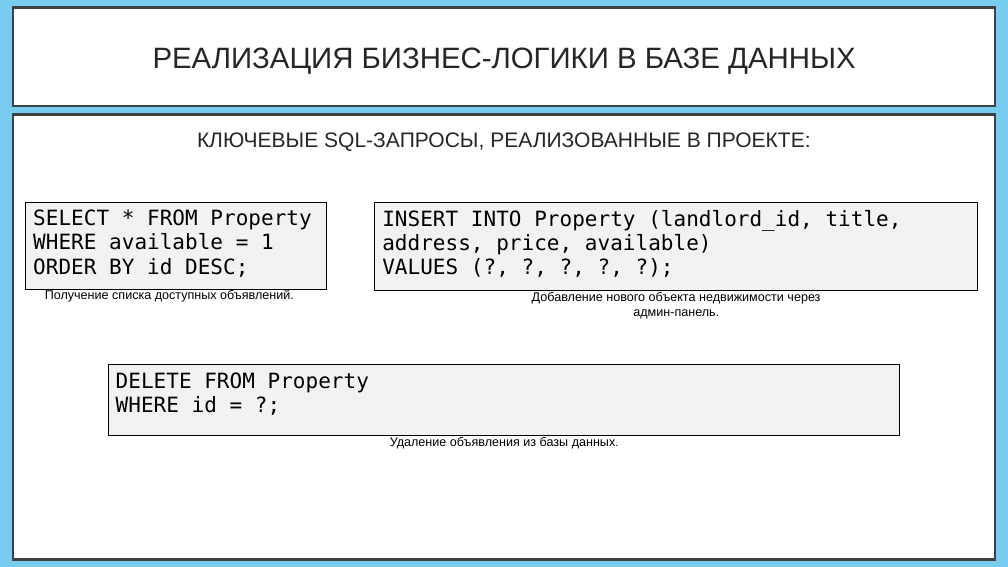
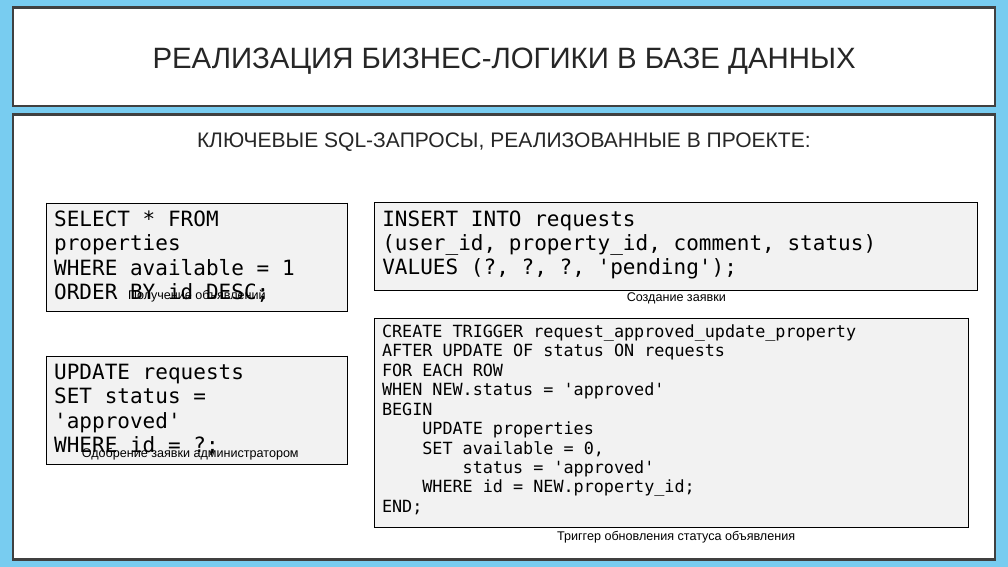
Before and after one commit to CaseBattle/231-20-tikhonenkov, a slide deck: slide 10 of курсач/курсовая/презентация.pptx. Drawn at 1008x567 pixels with LibreOffice and Linux fonts; fonts in the diff are those of the drawing. Boxes give left, top, right and bottom in pixels: in the first picture for what was removed or moved away, otherwise in the second. Text is boxed around its words. In the diff, an @@ line names an element or a change of style, - is before the commit and + after.

```diff
--- a/курсач/курсовая/презентация.pptx
+++ b/курсач/курсовая/презентация.pptx
@@ table at box(47, 203, 348, 306) @@
-row 1, column 1: SELECT * FROM Property WHERE available = 1 ORDER BY id DESC;
+row 1, column 1: SELECT * FROM properties / WHERE available = 1 / ORDER BY id DESC;
@@ table: place and size @@
-table at box(26, 202, 327, 289)
+table at box(47, 203, 348, 306)
@@ table at box(375, 203, 979, 290) @@
-row 1, column 1: INSERT INTO Property (landlord_id, title, address, price, available) VALUES (?, ?, ?, ?, ?);
+row 1, column 1: INSERT INTO requests / (user_id, property_id, comment, status) / VALUES (?, ?, ?, 'pending');
@@ text at box(128, 289, 265, 302): text changed @@
-Получение списка доступных объявлений.
+Получение объявлений
@@ text at box(627, 292, 726, 304): text changed @@
-Добавление нового объекта недвижимости через админ-панель.
+Создание заявки
@@ table added at box(374, 318, 968, 528), 1 rows, 1 columns @@
+CREATE TRIGGER request_approved_update_property / AFTER UPDATE OF status ON requests / FOR EACH ROW / WHEN NEW.status = 'approved' / BEGIN / UPDATE properties / SET available = 0, / status = 'approved' / WHERE id = NEW.property_id; / END;
@@ table at box(47, 356, 348, 461) @@
-row 1, column 1: DELETE FROM Property WHERE id = ?;
+row 1, column 1: UPDATE requests / SET status = 'approved' / WHERE id = ?;
@@ table: place and size @@
-table at box(108, 365, 900, 436)
+table at box(47, 356, 348, 461)
@@ text added at box(82, 447, 299, 460), 12 pt, text #000000 @@
+Одобрение заявки администратором
@@ text removed at box(390, 437, 618, 449) @@
-Удаление объявления из базы данных.
@@ text added at box(557, 531, 795, 543), 12 pt, text #000000 @@
+Триггер обновления статуса объявления
```
Also in this commit, not shown: 11 other slides changed, 1 slide added, 1 slide removed, 4 other files.
